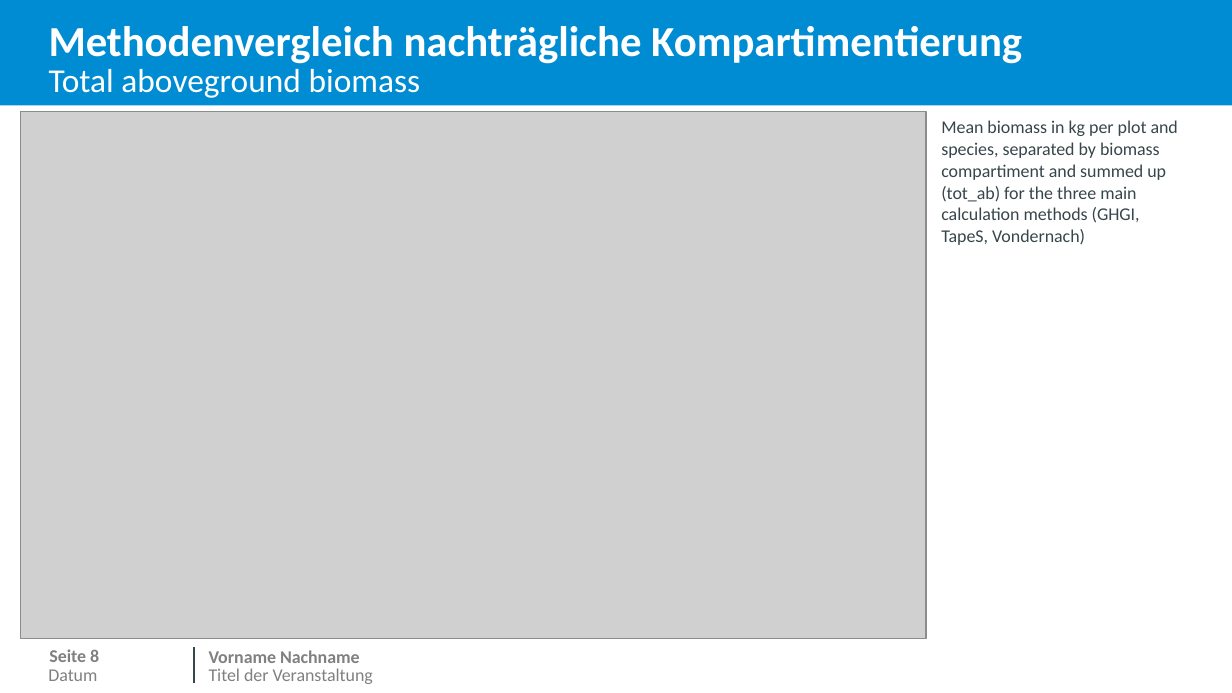
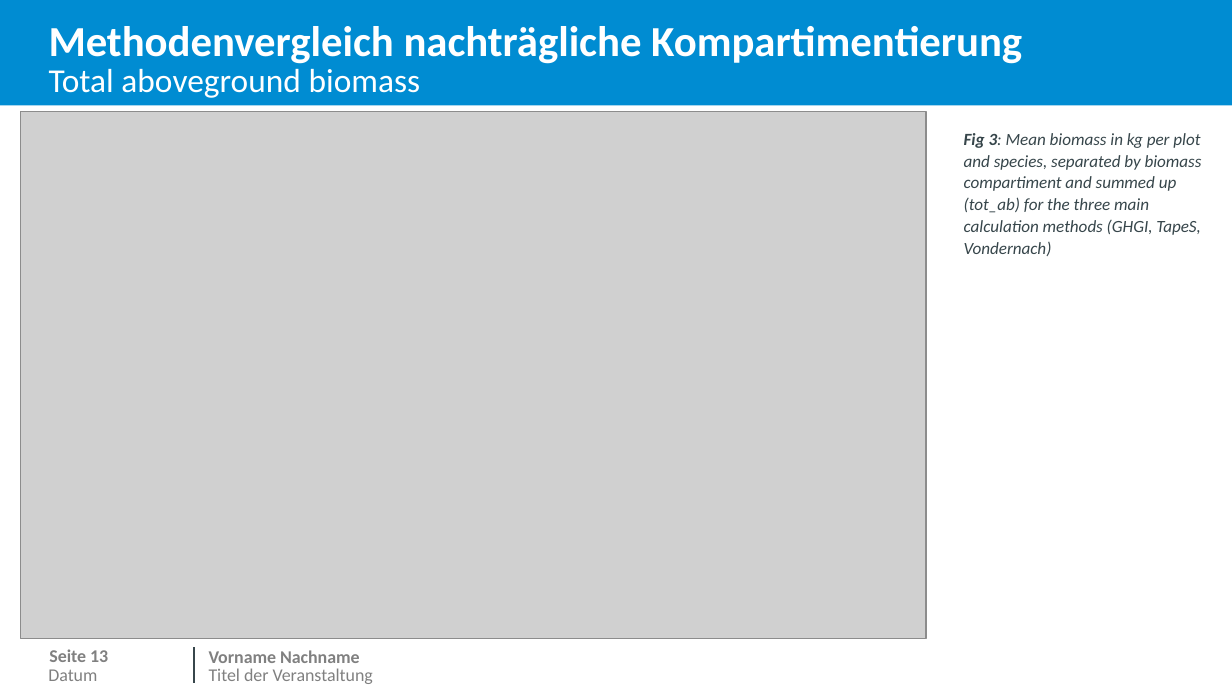
Before and after one commit to JetteGercken/TI_BZE_BE_analysis, a slide deck: slide 14 of info/biomasse_vergleich_MoMoK_BE.pptx (slide 9 before the commit). Drawn at 1232x693 pixels with LibreOffice and Linux fonts; fonts in the diff are those of the drawing; grey boxes stand for pictures; background and template pictures are left out. Boxes give left, top, right and bottom in pixels: in the first picture for what was removed or moved away, otherwise in the second. Text is boxed around its words. In the diff, an @@ line names an element or a change of style, - is before the commit and + after.

Commit message:
DHB theresholds biomass funkctions GHGI

```diff
--- a/info/biomasse_vergleich_MoMoK_BE.pptx
+++ b/info/biomasse_vergleich_MoMoK_BE.pptx
@@ text at bbox=[964, 133, 1202, 256]: text changed; size 10.5 to 10 pt; italic on @@
-Mean biomass in kg per plot and species, separated by biomass compartiment and summed up (tot_ab) for the three main calculation methods (GHGI, TapeS, Vondernach)
+Fig 3: Mean biomass in kg per plot and species, separated by biomass compartiment and summed up (tot_ab) for the three main calculation methods (GHGI, TapeS, Vondernach)
@@ page number at bbox=[49, 649, 108, 662]: text changed @@
-Seite 8
+Seite 13
```
Also in this commit, not shown: 5 other slides changed, 5 slides added, 4 slides removed, 1 other file.
